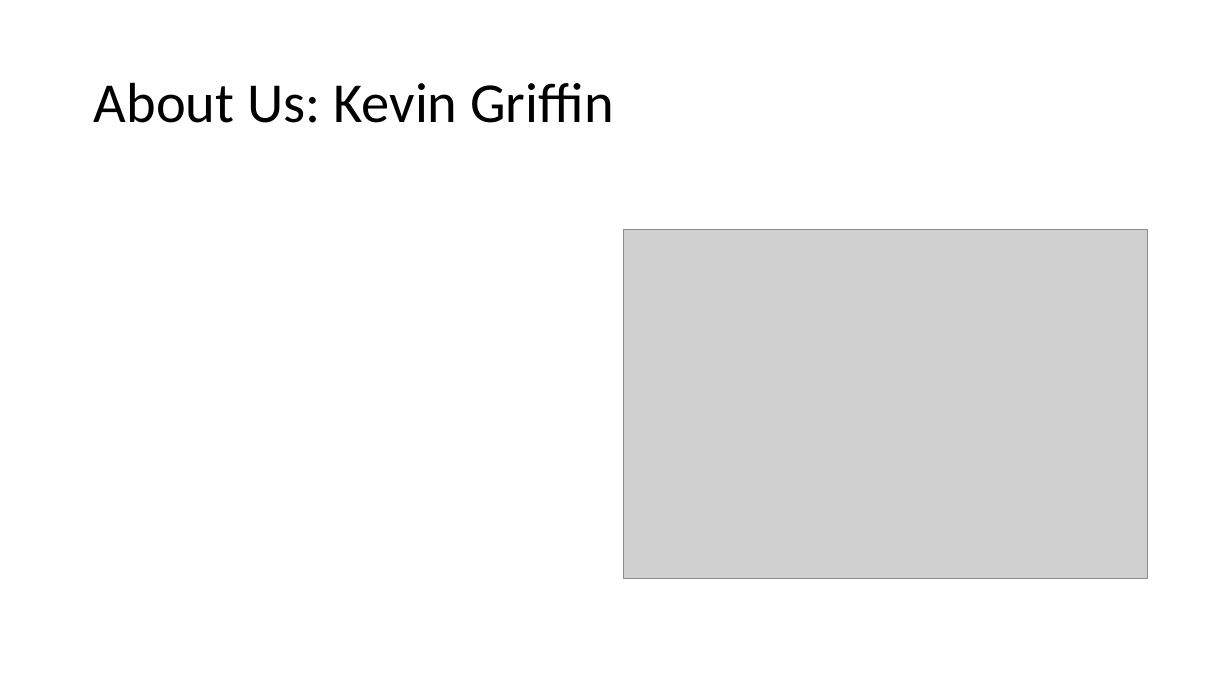
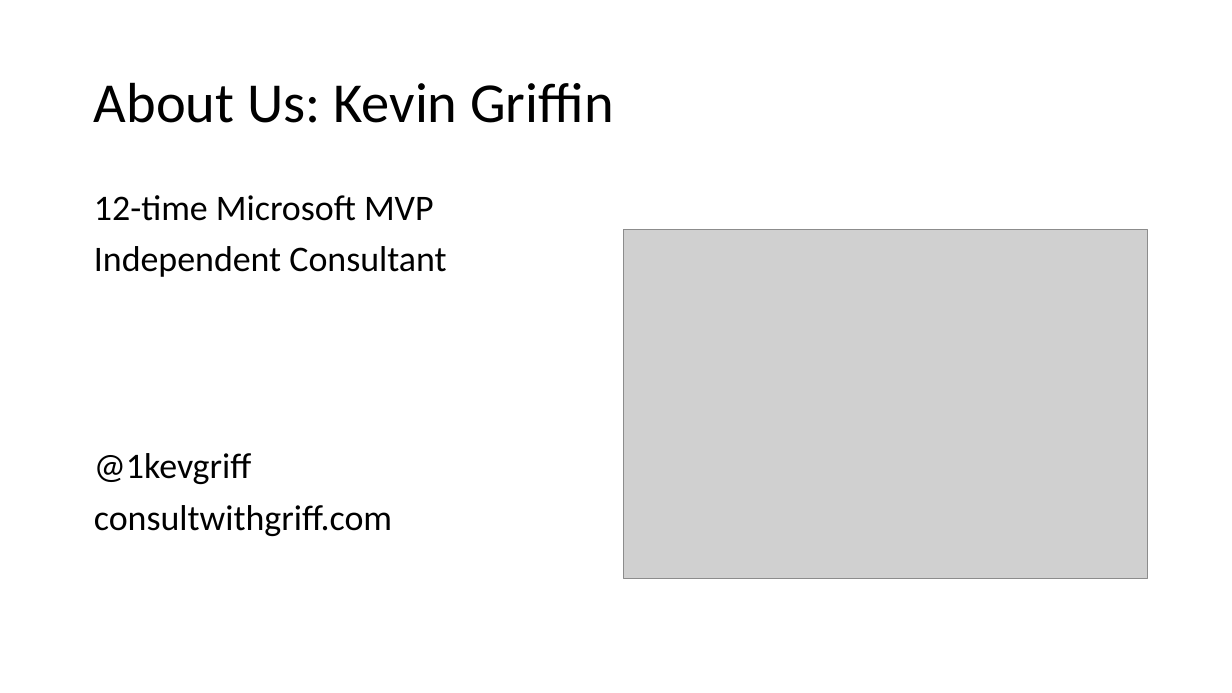
Before and after one commit to 1kevgriff/Workshop-ASPNETCore-Liftoff, a slide deck: slide 2 of Slides/01_Welcome.pptx. Drawn at 1232x693 pixels with LibreOffice and Linux fonts; fonts in the diff are those of the drawing; grey boxes stand for pictures. Boxes give left, top, right and bottom in pixels: in the first picture for what was removed or moved away, otherwise in the second. Text is boxed around its words. In the diff, an @@ line names an element or a change of style, - is before the commit and + after.

```diff
--- a/Slides/01_Welcome.pptx
+++ b/Slides/01_Welcome.pptx
@@ text added at [94,195,446,536], 28 pt, text #000000 @@
+12-time Microsoft MVP
+Independent Consultant
+@1kevgriff
+consultwithgriff.com
```
Also in this commit, not shown: 2 other slides changed, 1 slide added.
